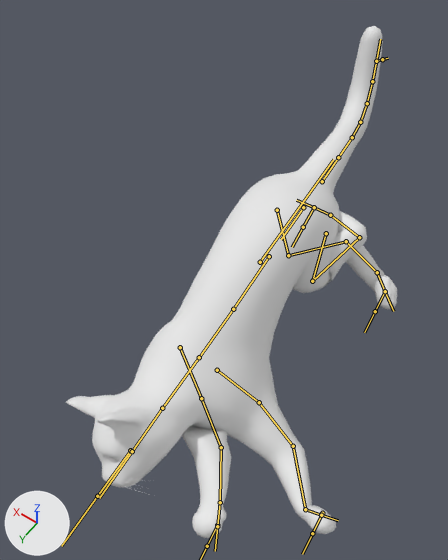
Two versions of the FBX model Assets/_Project/Art/Animations/Cat Exit.fbx, one commit apart.
One viewpoint serves both versions: a 50 mm lens placed at (-0.308, 0.525, 0.732), pointed at (0.041, 0.036, -0.037). Lighting does not change. The marker at lower left points along +X, +Y and +Z. Both versions are drawn at frame 201 of the action 'Anim Gatoo|IdleBoat'; the numbers are the values there. The bones that bend it are drawn over the model as lines.

The first picture shows 'CAT'.
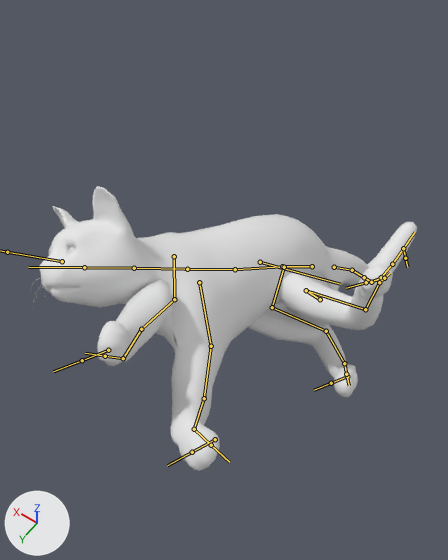
The edits, one by one:
Bone 'ROOT' (bone_root) turns from (0, 0, -95) to (45, -6, -74) degrees about its own x, y and z.
Bone 'Bone' (bone_bone) turns from (3, 0, -1) to (4, 0, -1) degrees about its own x, y and z.
Bone 'Bone.001' (bone_bone_001) moves from (0.0, 0.0, 0.0) to (-0.011, -0.063, -0.002).
Bone 'Bone.015' (bone_bone_015) turns from (-60, 10, 13) to (-87, 5, 25) degrees about its own x, y and z.
Bone 'Bone.016' (bone_bone_016) turns from (-39, -6, 14) to (35, -67, 7) degrees about its own x, y and z.
Bone 'Bone.017' (bone_bone_017) turns from (-15, -5, 12) to (-12, -20, 10) degrees about its own x, y and z.
Bone 'Bone.018' (bone_bone_018) turns from (52, -4, -76) to (41, -11, -71) degrees about its own x, y and z.
Bone 'Bone.019' (bone_bone_019) turns from (8, -2, -42) to (5, -20, -47) degrees about its own x, y and z.
Bone 'Bone.020' (bone_bone_020) turns from (-33, -2, 2) to (-34, -1, 25) degrees about its own x, y and z.
Bone 'Bone.021' (bone_bone_021) turns from (12, 2, 38) to (14, -1, 20) degrees about its own x, y and z.
Bone 'Bone.022' (bone_bone_022) turns from (-107, 27, -30) to (-99, 21, -29) degrees about its own x, y and z.
Bone 'Bone.012' (bone_bone_012) moves from (0.0, 0.0, 0.0) to (-0.003, 0.006, -0.002).
Bone 'Bone.012' (bone_bone_012) turns from (-12, -15, -33) to (-11, -16, -34) degrees about its own x, y and z.
Bone 'Bone.013' (bone_bone_013) turns from (-24, -2, 20) to (-25, -1, 21) degrees about its own x, y and z.
Bone 'Bone.023' (bone_bone_023) moves from (0.0, 0.0, 0.0) to (0.002, 0.003, 0.007).
Bone 'Bone.023' (bone_bone_023) turns from (-26, -3, -28) to (-55, -3, -91) degrees about its own x, y and z.
Bone 'Bone.024' (bone_bone_024) turns from (115, -8, 51) to (27, 28, -35) degrees about its own x, y and z.
Bone 'Bone.025' (bone_bone_025) turns from (58, 14, -36) to (14, -35, 20) degrees about its own x, y and z.
Bone 'Bone.026' (bone_bone_026) turns from (-130, -87, 38) to (-90, -30, 3) degrees about its own x, y and z.

Pixel boxes [x1, y1, x2, y2] of what changed, in the pictures (448 x 560 px):
'CAT', posed (17% wider, 44% shorter): before [66, 26, 397, 538]; after [30, 186, 417, 471]
bone 'ROOT', root to tip: before (260, 262) to (333, 159); after (260, 262) to (340, 284)
bone 'Bone', root to tip: before (303, 207) to (281, 239); after (312, 266) to (283, 266)
bone 'Bone.001', root to tip: before (269, 256) to (233, 309); after (282, 266) to (235, 269)
bone 'Bone.015', root to tip: before (180, 347) to (201, 398); after (174, 256) to (174, 299)
bone 'Bone.016', root to tip: before (201, 398) to (221, 447); after (174, 299) to (141, 329)
bone 'Bone.017', root to tip: before (221, 447) to (220, 502); after (141, 329) to (123, 358)
bone 'Bone.018', root to tip: before (220, 502) to (217, 526); after (123, 358) to (105, 356)
bone 'Bone.019', root to tip: before (217, 370) to (259, 402); after (199, 282) to (211, 346)
bone 'Bone.020', root to tip: before (259, 402) to (293, 446); after (211, 346) to (204, 398)
bone 'Bone.021', root to tip: before (293, 446) to (305, 509); after (204, 398) to (194, 429)
bone 'Bone.022', root to tip: before (305, 509) to (321, 515); after (194, 429) to (211, 445)
bone 'Bone.012', root to tip: before (288, 255) to (346, 241); after (272, 307) to (326, 331)
bone 'Bone.013', root to tip: before (346, 241) to (377, 272); after (326, 331) to (344, 363)
bone 'Bone.023', root to tip: before (326, 233) to (312, 281); after (320, 299) to (306, 290)
bone 'Bone.024', root to tip: before (312, 281) to (359, 237); after (306, 290) to (365, 309)
bone 'Bone.025', root to tip: before (359, 237) to (330, 215); after (365, 309) to (379, 282)
bone 'Bone.026', root to tip: before (330, 215) to (314, 207); after (379, 282) to (384, 278)
